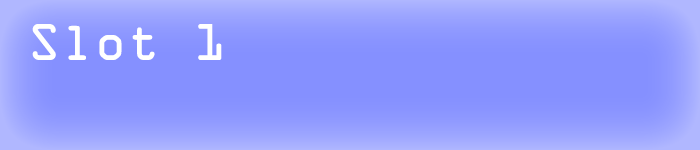
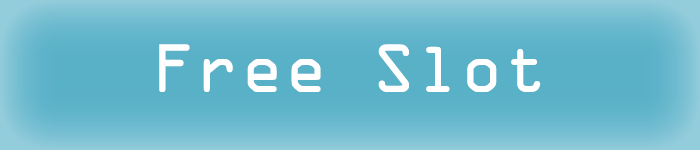
The second 700px x 150px image is a revision of the first. Changes to its layers:
renamed "Slot 1" to "Free Slot", painted on it over [32, 24, 541, 92]
painted on "Layer 0" over [0, 0, 700, 150]
